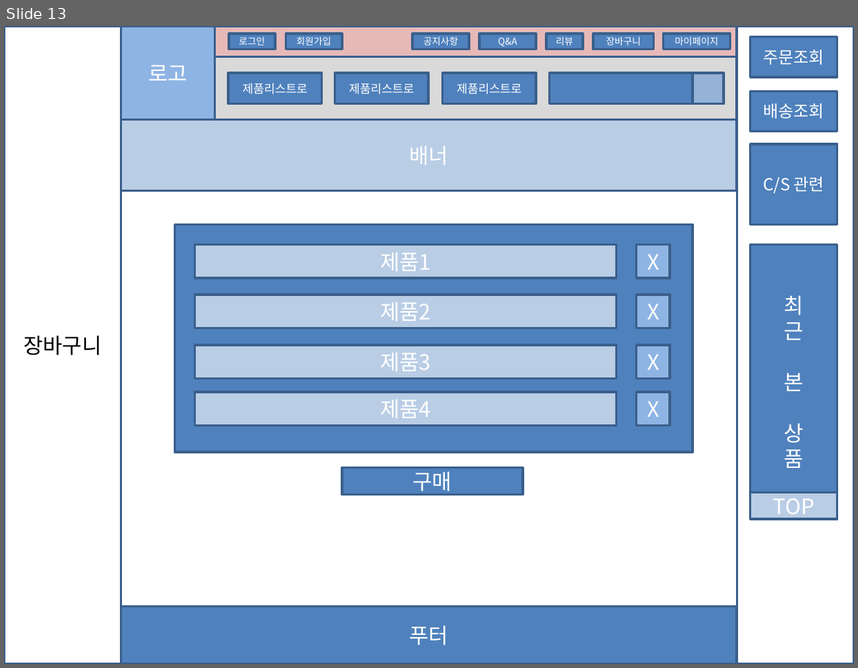
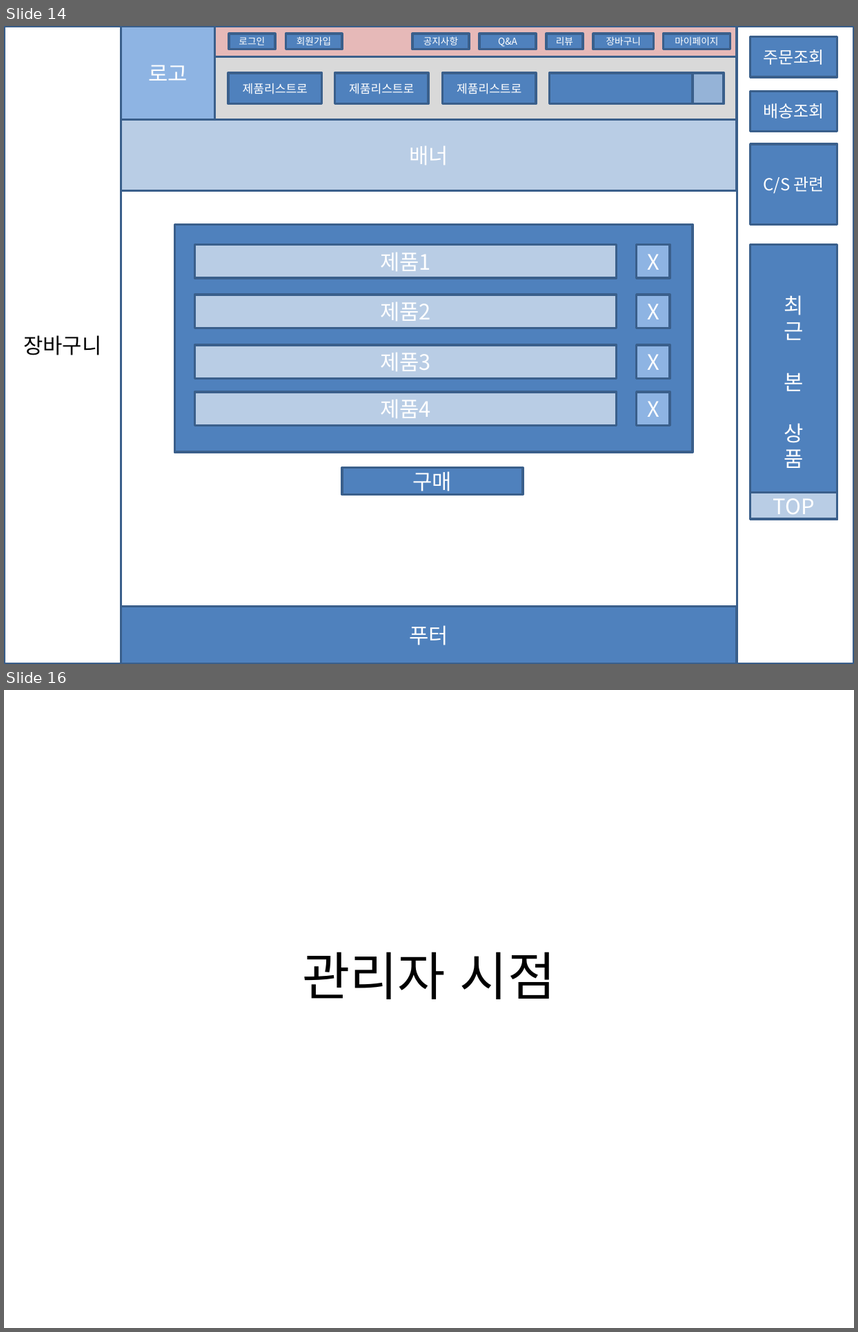
Before and after one commit to dksdlcks12/Portfolio, a slide deck: 스토리보드(작성중).pptx. Shown one above the other, each under a label of ours: slide 13 before the commit, slides 14 and 16 after it; the slides between them are not shown. The pictures are 858x668 and 858x1332 pixels, drawn with LibreOffice and Linux fonts; fonts in the diff are those of the drawing. Boxes give left, top, right and bottom in pixels: in the first picture for what was removed or moved away, otherwise in the second. Text is boxed around its words. In the diff, an @@ line names an element or a change of style, - is before the commit and + after.

```diff
--- a/스토리보드(작성중).pptx
+++ b/스토리보드(작성중).pptx
@@ slide 16 added at (4, 690, 854, 1328), background #FFFFFF @@
@@ title added at (302, 952, 556, 999), 44 pt, text #000000 @@
+관리자 시점
@@ what was slide 13 is now slide 14 @@
```
Also in this commit, not shown: 5 slides changed, 5 other slides added, 1 other file.
